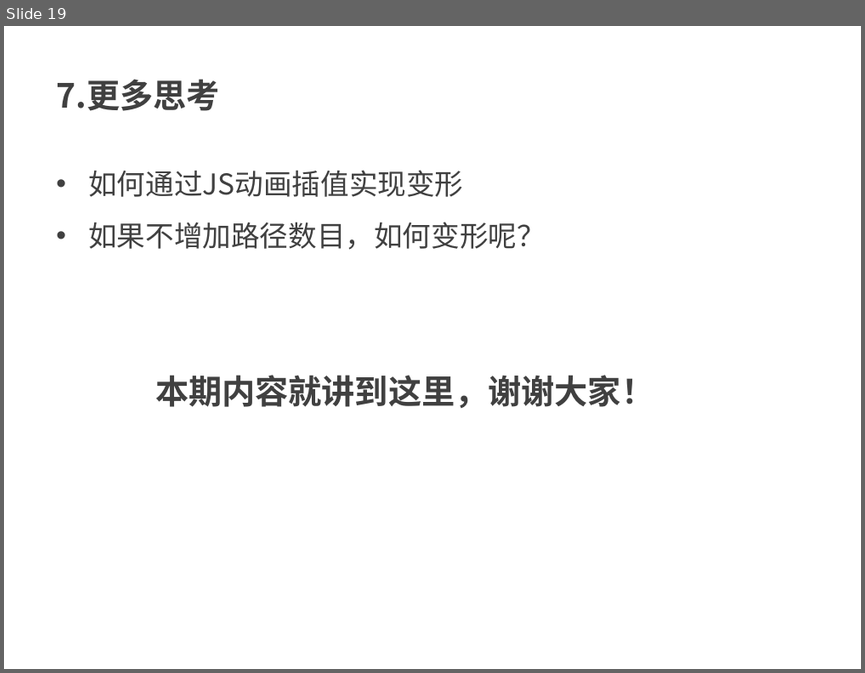
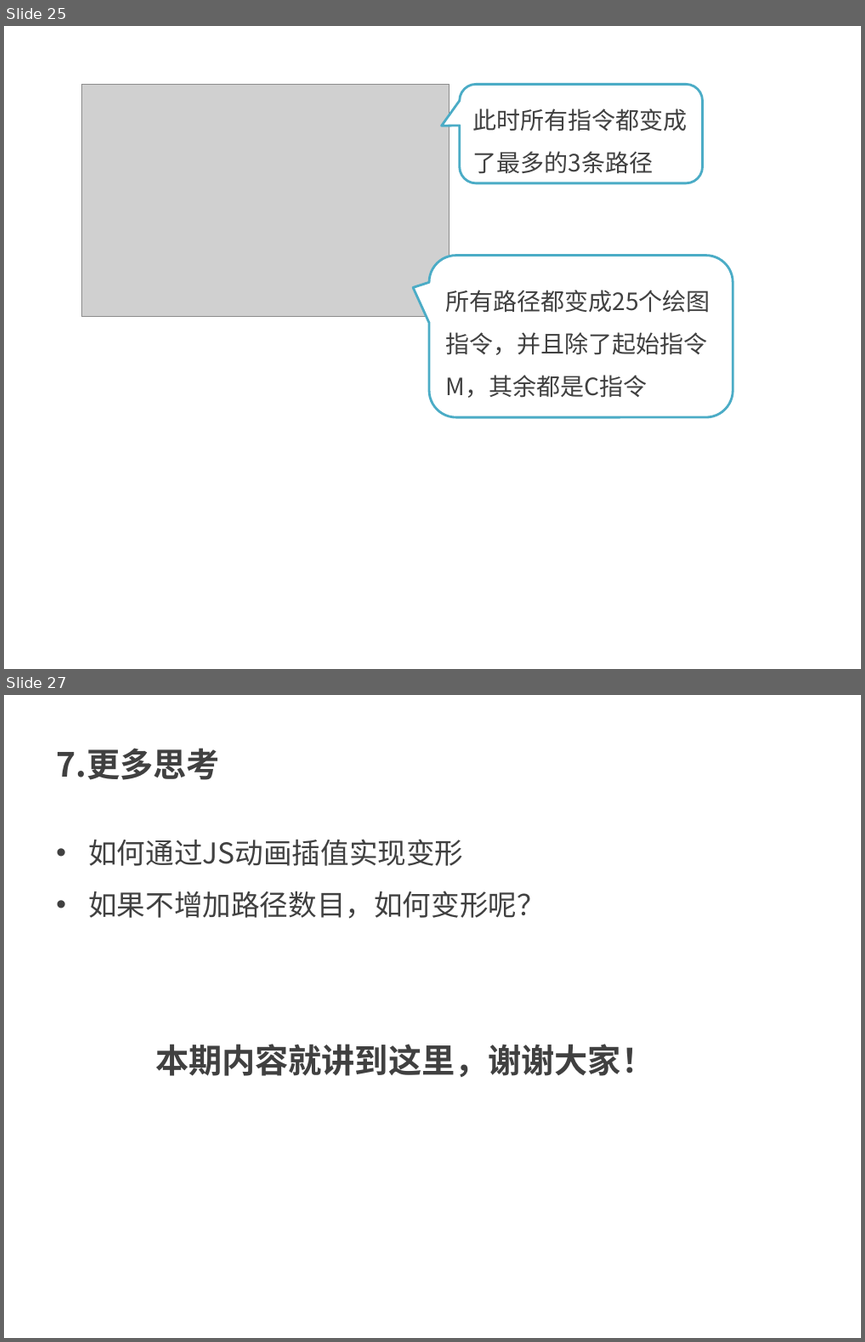
Before and after one commit to kong66/webAni, a slide deck: 21-svg-transform/21.pptx. Shown one above the other, each under a label of ours: slide 19 before the commit, slides 25 and 27 after it; the slides between them are not shown. The pictures are 865x673 and 865x1342 pixels, drawn with LibreOffice and Linux fonts; fonts in the diff are those of the drawing; grey boxes stand for pictures. Boxes give left, top, right and bottom in pixels: in the first picture for what was removed or moved away, otherwise in the second. Text is boxed around its words. In the diff, an @@ line names an element or a change of style, - is before the commit and + after.

```diff
--- a/21-svg-transform/21.pptx
+++ b/21-svg-transform/21.pptx
@@ slide 25 added at (x1=4, y1=26, x2=861, y2=669), background #FFFFFF @@
@@ picture added at (x1=82, y1=85, x2=449, y2=317) @@
@@ rounded speech box added at (x1=459, y1=85, x2=702, y2=183), fill #FFFFFF, outline #4BACC6 2 pt, 20 pt, text #404040 @@
+此时所有指令都变成了最多的3条路径
@@ rounded speech box added at (x1=429, y1=255, x2=732, y2=417), fill #FFFFFF, outline #4BACC6 2 pt, 20 pt, text #404040 @@
+所有路径都变成25个绘图指令，并且除了起始指令M，其余都是C指令
@@ what was slide 19 is now slide 27 @@
```
Also in this commit, not shown: 10 slides changed, 10 other slides added, 3 slides removed, 3 other files.
